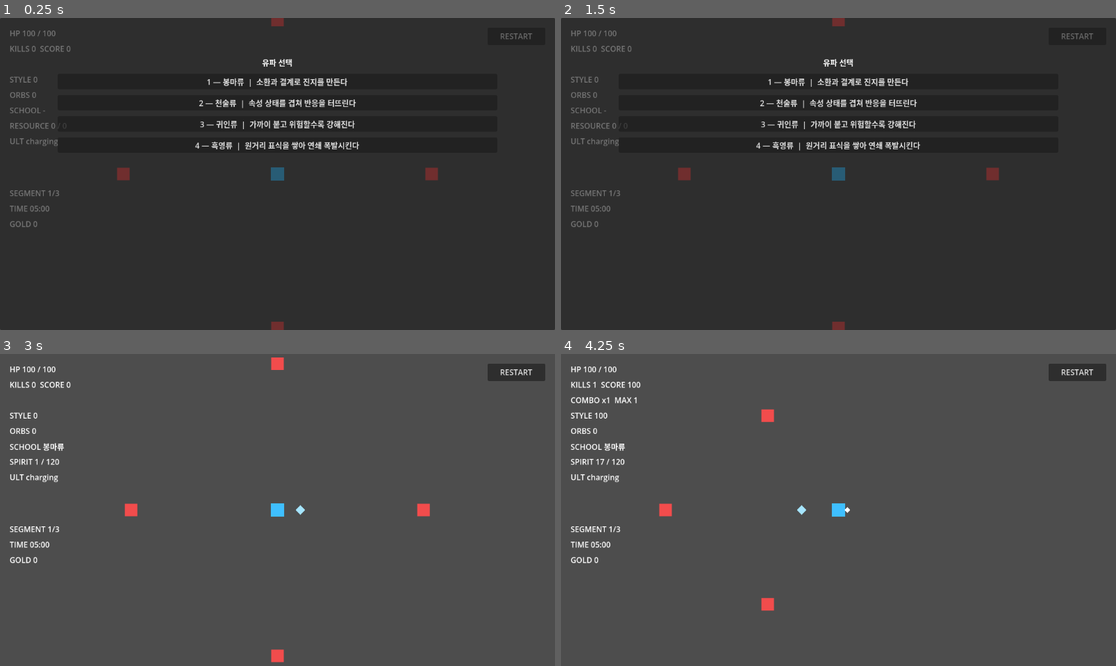
Above: before the commit, frames 1-4 (two rows, left to right).
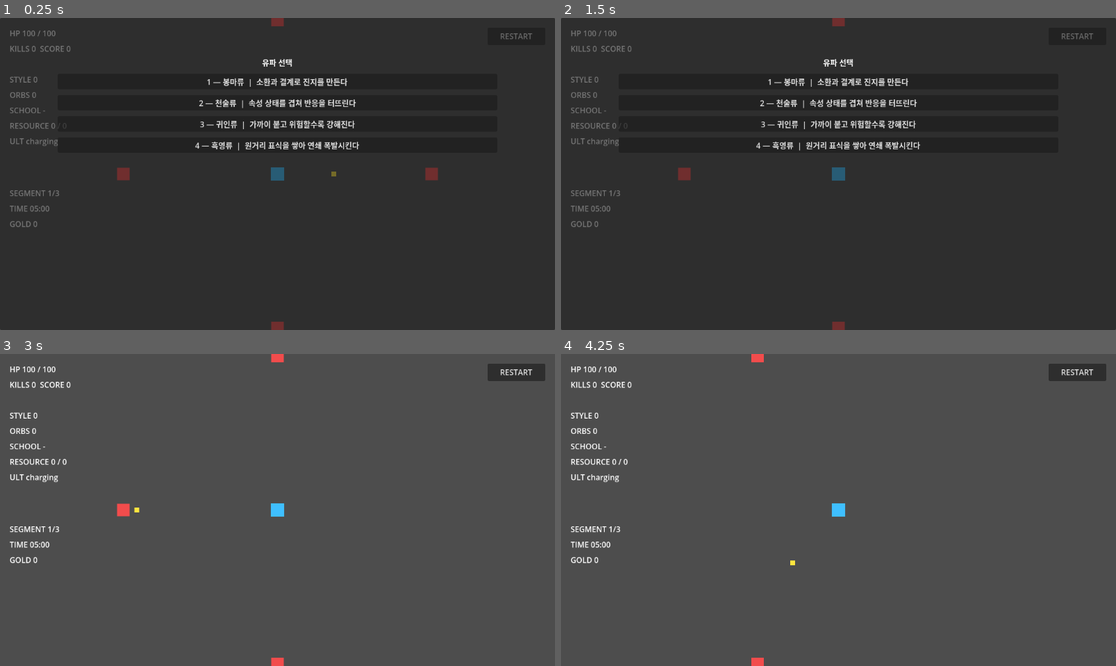
Above: after the commit, the same moments.

Repository: alsdmlals4-eng/ninja-survival-godot
Game: Godot game, scene res://scenes/main/main_scene.tscn
Same seed, same stepped clock (60 frames per second), same inputs: the game is played once before the commit and once after it.
Inputs:
- Up to frame 1 (0.25 s): no input
- Up to frame 2 (1.5 s): click "RESTART" at 0.5 s; click "RESTART" at 1.25 s
- Up to frame 3 (3 s): click "RESTART" at 2 s; click "1 — 봉마류 | 소환과 결계로 진지를 만든다" at 2.75 s
- Up to frame 4 (4.25 s): tap Enter (ui_accept) at 3.5, 3.77 s; hold Right (ui_right) from 3.53 s (still down); tap 1 at 3.6 s

The runs differ from the first frame. In frame 1, less than 0.1% of the frame differs, in the area x 59-61%, y 49-51%; in frame 2, 0.1%; in frame 3, 0.7%; in frame 4, 0.9%, in the area x 1-53%, y 0-100%.
Error after the commit: Parse Error: Cannot infer the type of "modifiers" variable because the value doesn't have a set type. (res://scripts/core/main_controller.gd:174)

Commit message:
feat: integrate MVP-3 stage and rest loop

Diff:
--- a/scripts/core/main_controller.gd
+++ b/scripts/core/main_controller.gd
@@ -3,9 +3,33 @@
 
 const DEATH_COUNTED_META := &"ninja_main_death_counted"
 
+const MVP3_CATALOG_SCRIPT = preload("res://scripts/data/mvp3_catalog.gd")
+const RUN_BUILD_STATE_SCRIPT = preload("res://scripts/core/run_build_state.gd")
+const SHOP_CONTROLLER_SCRIPT = preload("res://scripts/core/shop_controller.gd")
+const FATE_CONTROLLER_SCRIPT = preload("res://scripts/core/fate_controller.gd")
+const STAGE_FLOW_SCRIPT = preload("res://scripts/core/stage_flow_controller.gd")
+const CONTRIBUTION_TRACKER_SCRIPT = preload("res://scripts/combat/combat_contribution_tracker.gd")
+const COMBAT_RESOLVER_SCRIPT = preload("res://scripts/combat/combat_resolver.gd")
+const STAGE_BOSS_SCENE = preload("res://scenes/enemies/stage_boss.tscn")
+const STAGE_BOSS_SCRIPT = preload("res://scripts/enemies/stage_boss.gd")
+const REST_FLOW_UI_SCENE = preload("res://scenes/ui/rest_flow_ui.tscn")
+
 @export var reward_orb_scene: PackedScene
 
 var game_over: bool = false
+var run_build_state: RunBuildState
+var shop_controller: ShopController
+var fate_controller: FateController
+var stage_flow: StageFlowController
+var contribution_tracker: CombatContributionTracker
+var combat_resolver: CombatResolver
+var rest_flow_ui: RestFlowUI
+var current_stage_boss: Node
+
+var _item_defs: Dictionary = {}
+var _fate_defs: Dictionary = {}
+var _shop_message: String = ""
+var _latest_result_snapshot: Dictionary = {}
 
 @onready var game_state: GameState = $GameState
 @onready var combat_ddd: CombatDDDTracker = $CombatDDD
@@ -18,6 +42,70 @@
 
 
 func _ready() -> void:
+	_setup_mvp3_nodes()
+	_connect_existing_signals()
+	_connect_mvp3_signals()
+
+	hud.set_health(player.health, player.max_health)
+	hud.set_score(game_state.score, game_state.kill_count)
+	hud.set_combo(combat_ddd.combo_count, combat_ddd.max_combo)
+	hud.set_stylish_score(combat_ddd.stylish_score)
+	hud.set_reward_count(combat_ddd.reward_count)
+	hud.set_ultimate_ready(false)
+	hud.set_stage(1, 3)
+	hud.set_stage_time(stage_flow.segment_duration_seconds)
+	hud.set_gold(run_build_state.gold)
+
+	wave_spawner.configure(self, player)
+	school_host.configure(player, self)
+	school_host.configure_run_systems(combat_resolver, contribution_tracker)
+
+	for child in get_children():
+		if child.is_in_group("enemies"):
+			_wire_enemy(child)
+
+	contribution_tracker.reset_segment(combat_ddd.reward_count, run_build_state.gold)
+	_set_combat_enabled(false)
+	rest_flow_ui.hide_all()
+
+
+func _setup_mvp3_nodes() -> void:
+	_item_defs = MVP3_CATALOG_SCRIPT.build_items()
+	_fate_defs = MVP3_CATALOG_SCRIPT.build_fates()
+
+	run_build_state = _ensure_script_node("RunBuildState", RUN_BUILD_STATE_SCRIPT) as RunBuildState
+	shop_controller = _ensure_script_node("ShopController", SHOP_CONTROLLER_SCRIPT) as ShopController
+	fate_controller = _ensure_script_node("FateController", FATE_CONTROLLER_SCRIPT) as FateController
+	stage_flow = _ensure_script_node("StageFlow", STAGE_FLOW_SCRIPT) as StageFlowController
+	contribution_tracker = _ensure_script_node("ContributionTracker", CONTRIBUTION_TRACKER_SCRIPT) as CombatContributionTracker
+	combat_resolver = _ensure_script_node("CombatResolver", COMBAT_RESOLVER_SCRIPT) as CombatResolver
+
+	var existing_rest_ui := get_node_or_null("RestFlowUI")
+	if existing_rest_ui is RestFlowUI:
+		rest_flow_ui = existing_rest_ui as RestFlowUI
+	else:
+		var rest_instance := REST_FLOW_UI_SCENE.instantiate()
+		rest_instance.name = "RestFlowUI"
+		add_child(rest_instance)
+		rest_flow_ui = rest_instance as RestFlowUI
+
+	run_build_state.configure(_item_defs, _fate_defs)
+	shop_controller.configure(run_build_state, _item_defs)
+	fate_controller.configure(run_build_state, _fate_defs)
+	combat_resolver.configure(contribution_tracker)
+
+
+func _ensure_script_node(node_name: String, script: Script) -> Node:
+	var existing := get_node_or_null(NodePath(node_name))
+	if existing != null:
+		return existing
+	var node := script.new() as Node
+	node.name = node_name
+	add_child(node)
+	return node
+
+
+func _connect_existing_signals() -> void:
 	game_state.score_changed.connect(hud.set_score)
 	combat_ddd.combo_changed.connect(hud.set_combo)
 	combat_ddd.stylish_score_changed.connect(hud.set_stylish_score)
@@ -32,21 +120,23 @@
 	school_host.school_feedback.connect(hud.show_school_feedback)
 	hud.restart_requested.connect(_restart_run)
 
-	hud.set_health(player.health, player.max_health)
-	hud.set_score(game_state.score, game_state.kill_count)
-	hud.set_combo(combat_ddd.combo_count, combat_ddd.max_combo)
-	hud.set_stylish_score(combat_ddd.stylish_score)
-	hud.set_reward_count(combat_ddd.reward_count)
-	hud.set_ultimate_ready(false)
-
-	wave_spawner.configure(self, player)
-	school_host.configure(player, self)
-
-	for child in get_children():
-		if child.is_in_group("enemies"):
-			_wire_enemy(child)
-
-	_set_combat_enabled(false)
+
+func _connect_mvp3_signals() -> void:
+	run_build_state.gold_changed.connect(hud.set_gold)
+	stage_flow.segment_time_changed.connect(_on_segment_time_changed)
+	stage_flow.boss_requested.connect(_on_boss_requested)
+	player.healing_resolved.connect(contribution_tracker.record_healing)
+	player.damage_resolved.connect(_on_player_damage_resolved)
+	shop_controller.transaction_failed.connect(_on_shop_transaction_failed)
+
+	rest_flow_ui.result_continue_requested.connect(_on_result_continue_requested)
+	rest_flow_ui.shop_buy_requested.connect(_on_shop_buy_requested)
+	rest_flow_ui.shop_sell_requested.connect(_on_shop_sell_requested)
+	rest_flow_ui.shop_reroll_requested.connect(_on_shop_reroll_requested)
+	rest_flow_ui.shop_continue_requested.connect(_on_shop_continue_requested)
+	rest_flow_ui.fate_selected_requested.connect(_on_fate_selected_requested)
+	rest_flow_ui.preview_start_requested.connect(_on_preview_start_requested)
+	rest_flow_ui.restart_requested.connect(_restart_run)
 
 
 func _unhandled_input(event: InputEvent) -> void:
@@ -55,6 +145,8 @@
 	if game_over:
 		_restart_run()
 		return
+	if stage_flow != null and stage_flow.phase != StageFlowController.Phase.COMBAT and stage_flow.phase != StageFlowController.Phase.BOSS:
+		return
 	if school_host.selected_school_id != &"":
 		school_host.try_use_ultimate()
 
@@ -68,8 +160,21 @@
 		return
 	if not school_host.select_school(school_id):
 		return
+
+	run_build_state.set_selected_school(school_id)
+	_sync_run_modifiers()
 	hud.set_school(school_host.selected_school_name)
+	contribution_tracker.reset_segment(combat_ddd.reward_count, run_build_state.gold)
+	if not stage_flow.start_after_school_selection():
+		return
 	_set_combat_enabled(true)
+
+
+func _sync_run_modifiers() -> void:
+	var modifiers := run_build_state.get_modifiers()
+	combat_resolver.set_modifiers(modifiers)
+	player.apply_run_modifiers(modifiers)
+	school_host.apply_run_modifiers(modifiers)
 
 
 func _set_combat_enabled(enabled: bool) -> void:
@@ -78,10 +183,37 @@
 	auto_attack.process_mode = Node.PROCESS_MODE_DISABLED
 	wave_spawner.set_spawning_enabled(enabled)
 	wave_spawner.process_mode = gameplay_mode
+	combat_ddd.process_mode = gameplay_mode
+	school_host.process_mode = gameplay_mode
 
 	for child in get_children():
 		if child.is_in_group("enemies"):
 			child.process_mode = gameplay_mode
+		elif child is RewardOrb:
+			child.process_mode = gameplay_mode
+
+
+func _on_segment_time_changed(segment: int, remaining: float) -> void:
+	hud.set_stage(segment, 3)
+	hud.set_stage_time(remaining)
+
+
+func _on_boss_requested(tier: int) -> void:
+	if game_over or stage_flow.phase != StageFlowController.Phase.BOSS:
+		return
+	wave_spawner.set_spawning_enabled(false)
+	if is_instance_valid(current_stage_boss) and not current_stage_boss.is_queued_for_deletion():
+		return
+
+	var boss_node := STAGE_BOSS_SCENE.instantiate()
+	if not boss_node.has_method("configure_tier") or not boss_node.configure_tier(tier):
+		boss_node.free()
+		return
+	add_child(boss_node)
+	current_stage_boss = boss_node
+	if boss_node is Node2D:
+		(boss_node as Node2D).global_position = player.global_position + Vector2.RIGHT * wave_spawner.spawn_distance
+	_wire_enemy(boss_node)
 
 
 func _on_enemy_died(enemy: Node) -> void:
@@ -95,10 +227,48 @@
 	if enemy is Node2D:
 		death_position = (enemy as Node2D).global_position
 
+	var is_boss := enemy.has_method("is_stage_boss") and bool(enemy.call("is_stage_boss"))
 	game_state.register_kill(100)
 	combat_ddd.register_kill()
 	school_host.forward_enemy_died(enemy)
+	if is_boss:
+		run_build_state.grant_boss_gold()
+	else:
+		run_build_state.grant_normal_kill_gold()
+	contribution_tracker.record_kill(combat_ddd.combo_count)
 	_spawn_reward_orb(death_position)
+
+	if is_boss:
+		_settle_boss_death(enemy)
+
+
+func _settle_boss_death(enemy: Node) -> void:
+	if game_over or stage_flow.phase != StageFlowController.Phase.BOSS:
+		return
+	if enemy != current_stage_boss:
+		return
+
+	_latest_result_snapshot = contribution_tracker.freeze_snapshot(
+		combat_ddd.reward_count,
+		run_build_state.gold,
+		run_build_state
+	)
+	if not stage_flow.enter_result_after_boss():
+		return
+	_cleanup_remaining_normal_enemies()
+	current_stage_boss = null
+	_set_combat_enabled(false)
+	rest_flow_ui.show_result(_latest_result_snapshot)
+
+
+func _cleanup_remaining_normal_enemies() -> void:
+	for child in get_children():
+		if not child.is_in_group("enemies"):
+			continue
+		if child.has_method("is_stage_boss") and bool(child.call("is_stage_boss")):
+			continue
+		if not child.is_queued_for_deletion():
+			child.queue_free()
 
 
 func _spawn_reward_orb(spawn_position: Vector2) -> void:
@@ -115,6 +285,8 @@
 	orb.global_position = spawn_position
 	orb.configure(player)
 	orb.collected.connect(_on_reward_collected)
+	if stage_flow.phase != StageFlowController.Phase.COMBAT and stage_flow.phase != StageFlowController.Phase.BOSS:
+		orb.process_mode = Node.PROCESS_MODE_DISABLED
 
 
 func _on_reward_collected(_orb: RewardOrb) -> void:
@@ -132,12 +304,150 @@
 			enemy.connect("died", death_callback)
 
 
+func _on_player_damage_resolved(_requested: int, _resolved: int, prevented: int, _evaded: bool) -> void:
+	contribution_tracker.record_defense(prevented)
+
+
+func _on_result_continue_requested() -> void:
+	if game_over or not stage_flow.continue_to_shop():
+		return
+	_shop_message = ""
+	shop_controller.begin_rest()
+	_render_shop()
+
+
+func _on_shop_buy_requested(index: int) -> void:
+	if game_over or stage_flow.phase != StageFlowController.Phase.SHOP:
+		return
+	if index < 0 or index >= shop_controller.offer_ids.size():
+		return
+	_shop_message = ""
+	var item_id: StringName = shop_controller.offer_ids[index]
+	var old_max_health := player.max_health
+	if shop_controller.buy_offer(index):
+		_sync_run_modifiers()
+		if item_id == &"protection_talisman":
+			var max_increase := maxi(player.max_health - old_max_health, 0)
+			if max_increase > 0:
+				player.heal(max_increase)
+	_render_shop(_shop_message)
+
+
+func _on_shop_sell_requested(item_id: StringName) -> void:
+	if game_over or stage_flow.phase != StageFlowController.Phase.SHOP:
+		return
+	_shop_message = ""
+	if shop_controller.sell_item(item_id):
+		_sync_run_modifiers()
+	_render_shop(_shop_message)
+
+
+func _on_shop_reroll_requested() -> void:
+	if game_over or stage_flow.phase != StageFlowController.Phase.SHOP:
+		return
+	_shop_message = ""
+	shop_controller.reroll()
+	_render_shop(_shop_message)
+
+
+func _on_shop_transaction_failed(reason: String) -> void:
+	_shop_message = reason
+
+
+func _render_shop(message: String = "") -> void:
+	rest_flow_ui.show_shop(
+		run_build_state.gold,
+		shop_controller.offer_ids,
+		_item_defs,
+		run_build_state.owned_items,
+		shop_controller.get_reroll_cost(),
+		message
+	)
+
+
+func _on_shop_continue_requested() -> void:
+	if game_over or not stage_flow.continue_to_fate():
+		return
+	fate_controller.begin_rest()
+	rest_flow_ui.show_fate(fate_controller.candidate_ids, _fate_defs)
+
+
+func _on_fate_selected_requested(fate_id: StringName) -> void:
+	if game_over or stage_flow.phase != StageFlowController.Phase.FATE:
+		return
+	if not fate_controller.choose(fate_id):
+		return
+	_sync_run_modifiers()
+	var summary := _build_preview_summary(fate_id)
+	if not stage_flow.continue_to_preview(fate_controller.can_continue()):
+		return
+	if stage_flow.phase == StageFlowController.Phase.COMPLETE:
+		rest_flow_ui.show_complete(summary)
+	else:
+		rest_flow_ui.show_preview(summary)
+
+
+func _build_preview_summary(new_fate_id: StringName) -> Dictionary:
+	var headline := "구간 %d 완료" % stage_flow.segment_index
+	var hints: Array = _latest_result_snapshot.get("growth_hints", [])
+	if not hints.is_empty():
+		headline = str(hints[0])
+
+	var selected_fate_names: Array[String] = []
+	for fate_id in run_build_state.selected_fates:
+		selected_fate_names.append(_fate_name(fate_id))
+
+	var summary := {
+		"headline": headline,
+		"shop_changes": shop_controller.rest_changes.duplicate(),
+		"new_fate": _fate_name(new_fate_id),
+		"selected_fates": selected_fate_names,
+		"gold": run_build_state.gold,
+	}
+
+	if stage_flow.segment_index < 3:
+		var next_tier := stage_flow.segment_index + 1
+		var stats: Dictionary = STAGE_BOSS_SCRIPT.TIER_STATS.get(next_tier, {})
+		summary["next_boss"] = "BOSS %d HP %d / CONTACT %d" % [
+			next_tier,
+			int(stats.get("max_health", 0)),
+			int(stats.get("contact_damage", 0)),
+		]
+	return summary
+
+
+func _fate_name(fate_id: StringName) -> String:
+	var definition = _fate_defs.get(fate_id)
+	return str(fate_id) if definition == null else str(definition.display_name)
+
+
+func _on_preview_start_requested() -> void:
+	if game_over or stage_flow.phase != StageFlowController.Phase.PREVIEW:
+		return
+	if not stage_flow.start_next_combat():
+		return
+
+	contribution_tracker.reset_segment(combat_ddd.reward_count, run_build_state.gold)
+	var modifiers := run_build_state.get_modifiers()
+	var rest_heal := maxi(roundi(float(player.max_health) * maxf(modifiers.rest_start_heal_pct, 0.0)), 0)
+	if rest_heal > 0:
+		player.heal(rest_heal)
+
+	current_stage_boss = null
+	rest_flow_ui.hide_all()
+	_set_combat_enabled(true)
+
+
 func _on_player_died() -> void:
 	if game_over:
 		return
 	game_over = true
+	if stage_flow != null:
+		stage_flow.mark_game_over()
 	wave_spawner.set_spawning_enabled(false)
 	school_host.deactivate()
+	if rest_flow_ui != null:
+		rest_flow_ui.hide_all()
 	_stop_gameplay()
 	hud.show_game_over()
 
